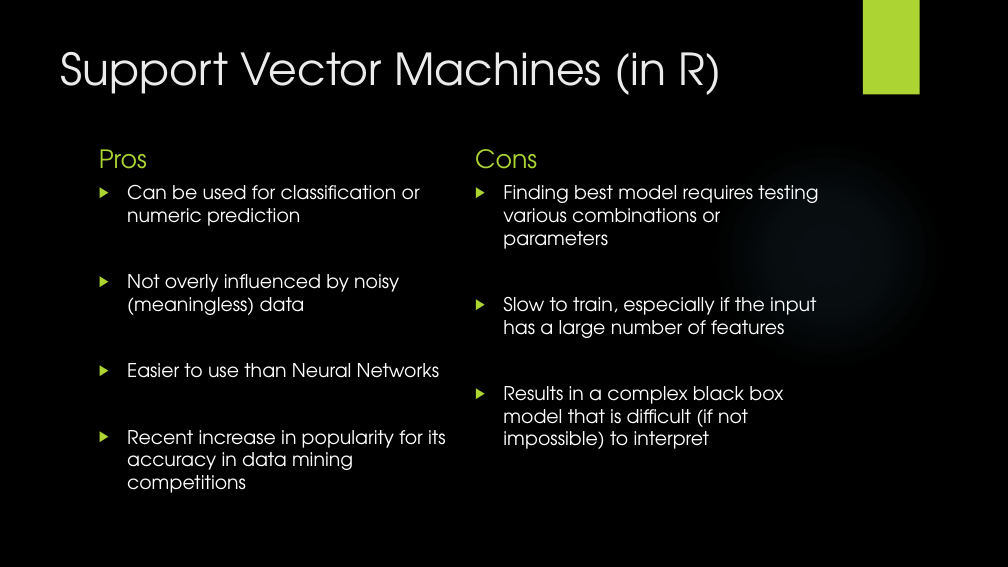
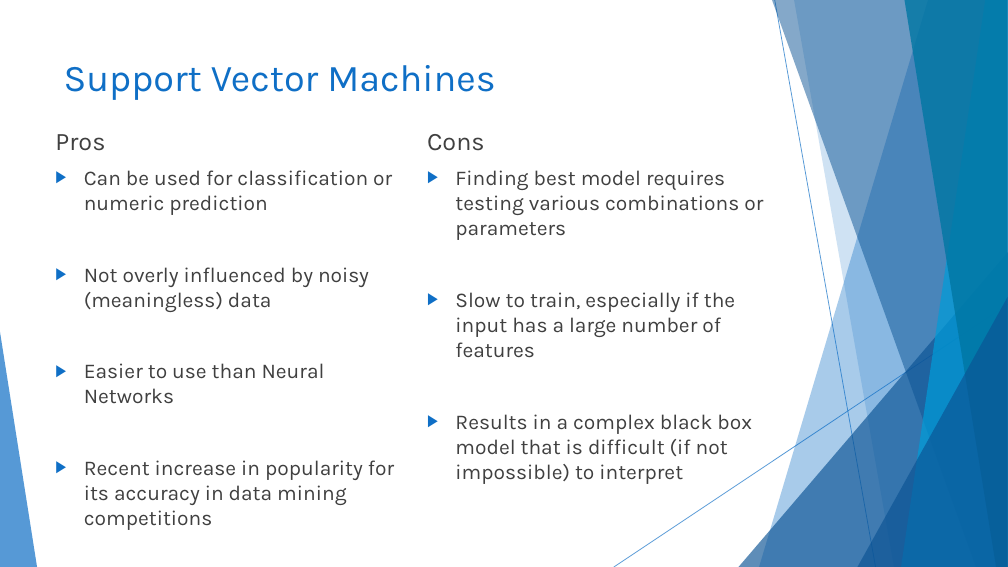
Before and after one commit to codyhock/Senior-Project, a slide deck: slide 23 of CHOCKfinal.pptx. Drawn at 1008x567 pixels with LibreOffice and Linux fonts; fonts in the diff are those of the drawing; background and template pictures are left out. Boxes give left, top, right and bottom in pixels: in the first picture for what was removed or moved away, otherwise in the second. Text is boxed around its words. In the diff, an @@ line names an element or a change of style, - is before the commit and + after.

```diff
--- a/CHOCKfinal.pptx
+++ b/CHOCKfinal.pptx
@@ background picture (left out) to #FFFFFF @@
@@ rectangle removed at [863,0,920,95] @@
@@ title at [64,65,495,100]: text changed; size 42 to 36 pt; font TeX Gyre Adventor to Karla; text colour #EBEBEB to #0F6FC6 @@
-Support Vector Machines (in R)
+Support Vector Machines
@@ text "Pros" at [55,134,105,151]: font TeX Gyre Adventor to Karla, text colour #ACD433 to #404040 @@
@@ 4 texts: place and size @@
-4 texts at [99,149,818,493]
+4 texts at [55,134,763,505]
@@ text "Cons" at [427,134,485,151]: font TeX Gyre Adventor to Karla, text colour #ACD433 to #404040 @@
@@ ellipse removed at [712,138,944,371] @@
@@ text "Can be used for classification ..." at [84,170,394,505]: size 18 to 20 pt, font TeX Gyre Adventor to Karla, text colour #FFFFFF to #404040; bullet colour #ACD433 to #0F6FC6 @@
@@ text "Finding best model requires testing ..." at [455,170,763,484]: size 18 to 20 pt, font TeX Gyre Adventor to Karla, text colour #FFFFFF to #404040; bullet colour #ACD433 to #0F6FC6 @@
@@ group added at [0,0,1008,567]: 5 freeform shapes, 3 triangles, 2 lines @@
```
Also in this commit, not shown: 26 other slides changed, 3 slides added, 3 slides removed.
